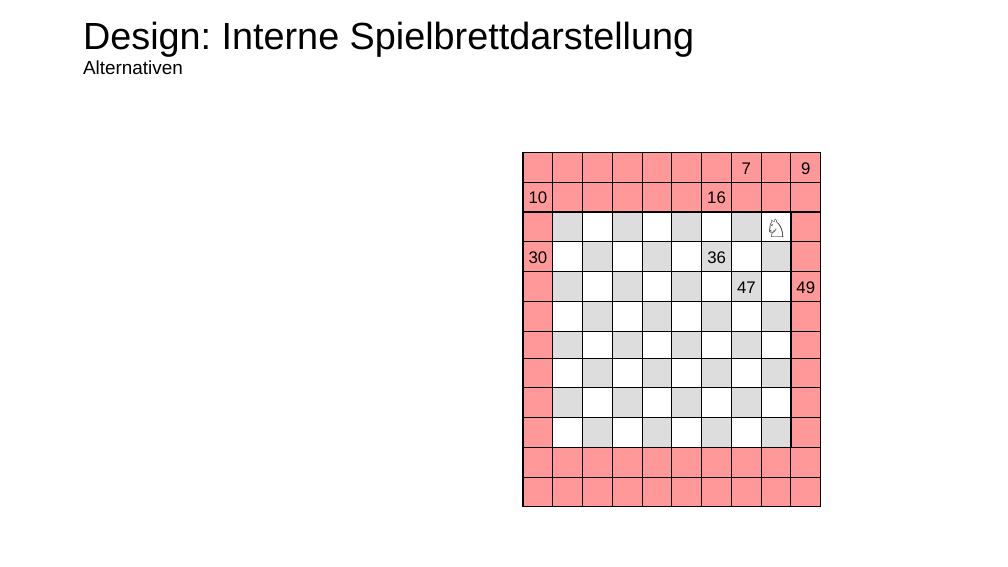
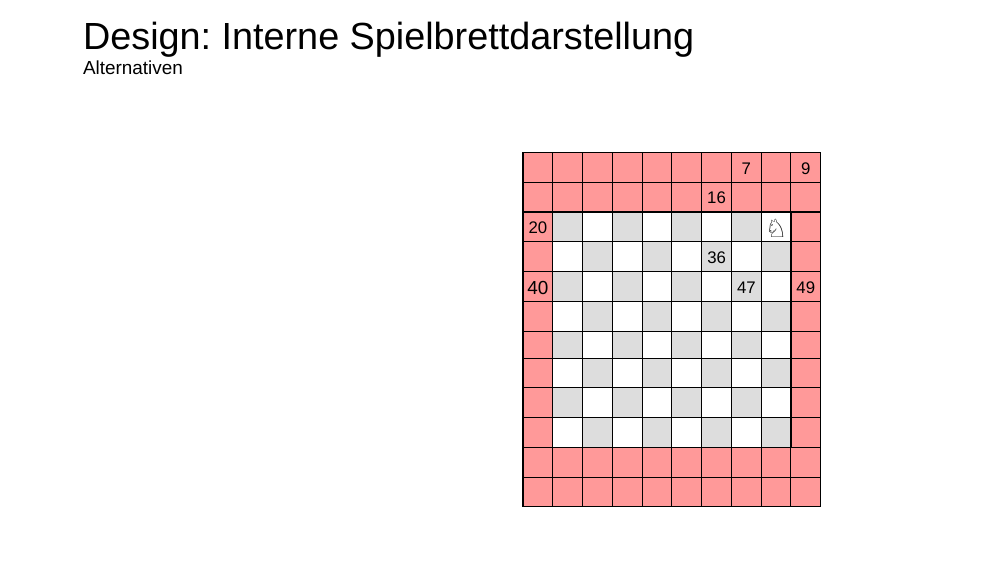
Before and after one commit to denkspuren/plj, a slide deck: slide 2 of KodierungUndRepräsentation/EntwurfUndÄsthetik.pptx. Drawn at 1008x567 pixels with LibreOffice and Linux fonts; fonts in the diff are those of the drawing. Boxes give left, top, right and bottom in pixels: in the first picture for what was removed or moved away, otherwise in the second. Text is boxed around its words. In the diff, an @@ line names an element or a change of style, - is before the commit and + after.

```diff
--- a/KodierungUndRepräsentation/EntwurfUndÄsthetik.pptx
+++ b/KodierungUndRepräsentation/EntwurfUndÄsthetik.pptx
@@ text in rectangle at <box>529,191,548,203</box>: text removed @@
-10
@@ text in rectangle at <box>529,221,548,233</box>: text added @@
+20
@@ text in rectangle at <box>529,251,548,263</box>: text removed @@
-30
@@ text in rectangle at <box>527,281,548,294</box>: text added @@
+40
```
Also in this commit, not shown: 1 slide added.
